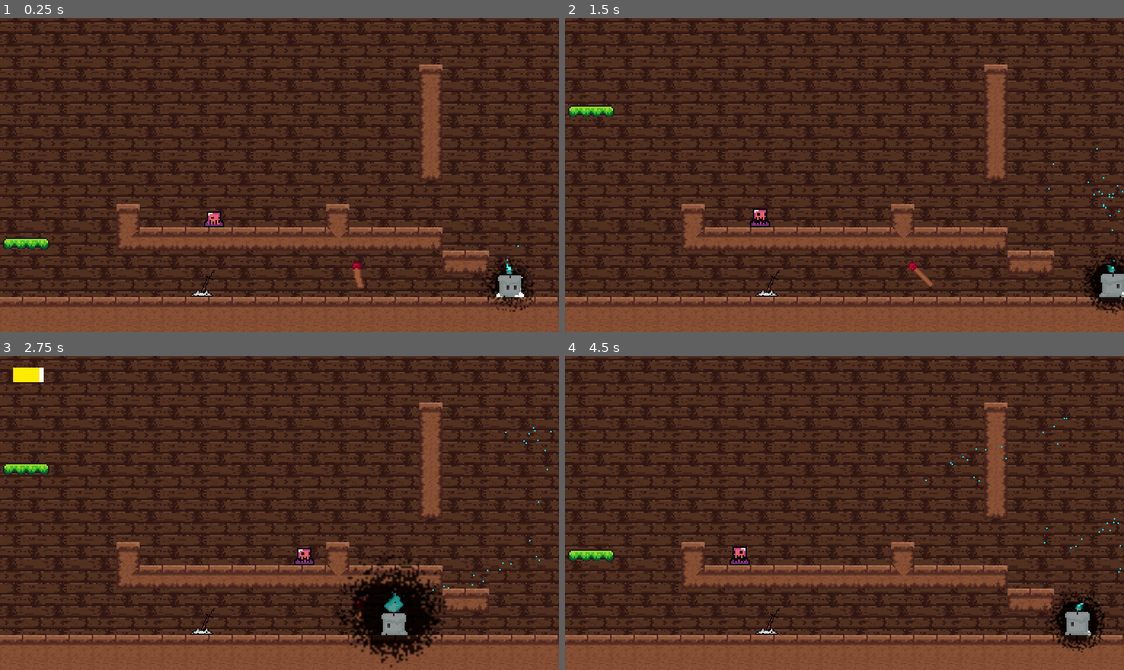
Above: before the commit, frames 1-4 (two rows, left to right).
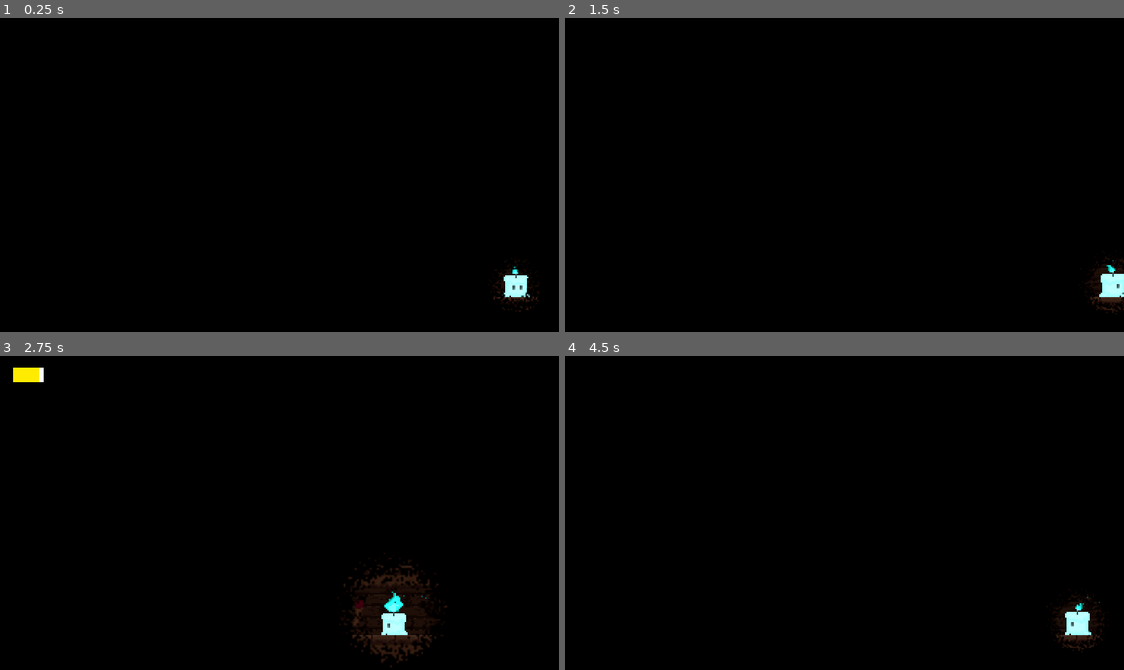
Above: after the commit, the same moments.

Repository: UlricBon/Unseen-Forces
Game: Godot game, scene res://Scene/game.tscn
The game is run twice, just before and just after one commit, with the same random seed, the same clock (stepped at 60 frames per second) and the same inputs.
Inputs:
- Up to frame 1 (0.25 s): no input
- Up to frame 2 (1.5 s): hold Space (Interact) 0.53-1.28 s; hold D (Right) from 0.53 s (still down); tap W (Jump) at 0.77 s; tap Space (Interact) at 1.35 s
- Up to frame 3 (2.75 s): tap W (Jump) at 1.52 s; release D (Right) at 2.03 s; hold A (Left) from 2.03 s (still down); hold Space (Interact) from 2.03 s (still down)
- Up to frame 4 (4.5 s): release A (Left) at 2.78 s; release Space (Interact) at 2.78 s; hold D (Right) 2.78-4.28 s; tap Space (Interact) at 2.85, 4.35 s; tap W (Jump) at 3.02, 3.77 s; hold Space (Interact) 3.53-4.28 s; hold A (Left) from 4.28 s (still down)

The runs differ from the first frame. In frame 1, 100% of the frame differs, in the area x 0-100%, y 0-100%; in frame 2, 99%; in frame 3, 97%; in frame 4, 99%.

Commit message:
eto mga kups

Diff:
--- a/Scene/game.tscn
+++ b/Scene/game.tscn
@@ -9,6 +9,7 @@
 [ext_resource type="Texture2D" uid="uid://ttna23xdkl5g" path="res://assets/tiles/wood_tileset.png" id="4_jv8ra"]
 [ext_resource type="PackedScene" uid="uid://l54md4heenk7" path="res://Scene/match.tscn" id="5_c75pg"]
 [ext_resource type="PackedScene" uid="uid://dig3meigja8lo" path="res://Scene/enemy.tscn" id="7_4sao0"]
+[ext_resource type="PackedScene" uid="uid://dkefcueqxlmnm" path="res://Scene/enemy_slow.tscn" id="8_6l8wv"]
 [ext_resource type="PackedScene" uid="uid://rw8v4876e178" path="res://Scene/spike.tscn" id="9_sw435"]
 [ext_resource type="PackedScene" uid="uid://crpm3k5qyyogc" path="res://Scene/interact_radius/interact_radius.tscn" id="10_ry6ch"]
 [ext_resource type="Script" path="res://Scripts/FuelBar.gd" id="10_v55l1"]
@@ -1431,82 +1432,66 @@
 [sub_resource type="TileSetAtlasSource" id="TileSetAtlasSource_jid3h"]
 texture = ExtResource("4_jv8ra")
 0:0/0 = 0
-0:0/0/terrain = 0
 0:0/0/physics_layer_0/linear_velocity = Vector2(0, 0)
 0:0/0/physics_layer_0/angular_velocity = 0.0
 0:0/0/physics_layer_0/polygon_0/points = PackedVector2Array(-8, -8, 8, -8, 8, 8, -8, 8)
 1:0/0 = 0
-1:0/0/terrain = 0
 1:0/0/physics_layer_0/linear_velocity = Vector2(0, 0)
 1:0/0/physics_layer_0/angular_velocity = 0.0
 1:0/0/physics_layer_0/polygon_0/points = PackedVector2Array(-8, -8, 8, -8, 8, 8, -8, 8)
 2:0/0 = 0
-2:0/0/terrain = 0
 2:0/0/physics_layer_0/linear_velocity = Vector2(0, 0)
 2:0/0/physics_layer_0/angular_velocity = 0.0
 2:0/0/physics_layer_0/polygon_0/points = PackedVector2Array(-8, -8, 8, -8, 8, 8, -8, 8)
 3:0/0 = 0
-3:0/0/terrain = 0
 3:0/0/physics_layer_0/linear_velocity = Vector2(0, 0)
 3:0/0/physics_layer_0/angular_velocity = 0.0
 3:0/0/physics_layer_0/polygon_0/points = PackedVector2Array(-8, -8, 8, -8, 8, 8, -8, 8)
 0:1/0 = 0
-0:1/0/terrain = 0
 0:1/0/physics_layer_0/linear_velocity = Vector2(0, 0)
 0:1/0/physics_layer_0/angular_velocity = 0.0
 0:1/0/physics_layer_0/polygon_0/points = PackedVector2Array(-8, -8, 8, -8, 8, 8, -8, 8)
 1:1/0 = 0
-1:1/0/terrain = 0
 1:1/0/physics_layer_0/linear_velocity = Vector2(0, 0)
 1:1/0/physics_layer_0/angular_velocity = 0.0
 1:1/0/physics_layer_0/polygon_0/points = PackedVector2Array(-8, -8, 8, -8, 8, 8, -8, 8)
 2:1/0 = 0
-2:1/0/terrain = 0
 2:1/0/physics_layer_0/linear_velocity = Vector2(0, 0)
 2:1/0/physics_layer_0/angular_velocity = 0.0
 2:1/0/physics_layer_0/polygon_0/points = PackedVector2Array(-8, -8, 8, -8, 8, 8, -8, 8)
 3:1/0 = 0
-3:1/0/terrain = 0
 3:1/0/physics_layer_0/linear_velocity = Vector2(0, 0)
 3:1/0/physics_layer_0/angular_velocity = 0.0
 3:1/0/physics_layer_0/polygon_0/points = PackedVector2Array(-8, -8, 8, -8, 8, 8, -8, 8)
 0:2/0 = 0
-0:2/0/terrain = 0
 0:2/0/physics_layer_0/linear_velocity = Vector2(0, 0)
 0:2/0/physics_layer_0/angular_velocity = 0.0
 0:2/0/physics_layer_0/polygon_0/points = PackedVector2Array(-8, -8, 8, -8, 8, 8, -8, 8)
 1:2/0 = 0
-1:2/0/terrain = 0
 1:2/0/physics_layer_0/linear_velocity = Vector2(0, 0)
 1:2/0/physics_layer_0/angular_velocity = 0.0
 1:2/0/physics_layer_0/polygon_0/points = PackedVector2Array(-8, -8, 8, -8, 8, 8, -8, 8)
 2:2/0 = 0
-2:2/0/terrain = 0
 2:2/0/physics_layer_0/linear_velocity = Vector2(0, 0)
 2:2/0/physics_layer_0/angular_velocity = 0.0
 2:2/0/physics_layer_0/polygon_0/points = PackedVector2Array(-8, -8, 8, -8, 8, 8, -8, 8)
 3:2/0 = 0
-3:2/0/terrain = 0
 3:2/0/physics_layer_0/linear_velocity = Vector2(0, 0)
 3:2/0/physics_layer_0/angular_velocity = 0.0
 3:2/0/physics_layer_0/polygon_0/points = PackedVector2Array(-8, -8, 8, -8, 8, 8, -8, 8)
 0:3/0 = 0
-0:3/0/terrain = 0
 0:3/0/physics_layer_0/linear_velocity = Vector2(0, 0)
 0:3/0/physics_layer_0/angular_velocity = 0.0
 0:3/0/physics_layer_0/polygon_0/points = PackedVector2Array(-8, -8, 8, -8, 8, 8, -8, 8)
 1:3/0 = 0
-1:3/0/terrain = 0
 1:3/0/physics_layer_0/linear_velocity = Vector2(0, 0)
 1:3/0/physics_layer_0/angular_velocity = 0.0
 1:3/0/physics_layer_0/polygon_0/points = PackedVector2Array(-8, -8, 8, -8, 8, 8, -8, 8)
 2:3/0 = 0
-2:3/0/terrain = 0
 2:3/0/physics_layer_0/linear_velocity = Vector2(0, 0)
 2:3/0/physics_layer_0/angular_velocity = 0.0
 2:3/0/physics_layer_0/polygon_0/points = PackedVector2Array(-8, -8, 8, -8, 8, 8, -8, 8)
 3:3/0 = 0
-3:3/0/terrain = 0
 3:3/0/physics_layer_0/linear_velocity = Vector2(0, 0)
 3:3/0/physics_layer_0/angular_velocity = 0.0
 3:3/0/physics_layer_0/polygon_0/points = PackedVector2Array(-8, -8, 8, -8, 8, 8, -8, 8)
@@ -1576,7 +1561,7 @@
 layer_1/tile_data = PackedInt32Array(-786452, 196608, 1, -720916, 196608, 1, -655380, 196608, 1, -589844, 196608, 1, -5 …(2351 unchanged characters)…
 
 [node name="Player" parent="." instance=ExtResource("1_t0yft")]
-position = Vector2(47, -82)
+position = Vector2(51, -84)
 
 [node name="Platform" parent="." instance=ExtResource("3_kpi5v")]
 position = Vector2(-93, -33)
@@ -1588,7 +1573,6 @@
 autoplay = "Platgorm Move"
 
 [node name="CanvasModulate" type="CanvasModulate" parent="."]
-visible = false
 color = Color(0, 0, 0, 1)
 
 [node name="TorchScene" parent="." instance=ExtResource("4_aacbl")]
@@ -1599,6 +1583,9 @@
 
 [node name="Enemy" parent="." instance=ExtResource("7_4sao0")]
 position = Vector2(-141, -125)
+
+[node name="EnemySlow" parent="." instance=ExtResource("8_6l8wv")]
+position = Vector2(-70, -141)
 
 [node name="Spike" parent="." instance=ExtResource("9_sw435")]
 position = Vector2(-58, -126)
--- a/Scene/light/Light.tscn
+++ b/Scene/light/Light.tscn
@@ -4,7 +4,7 @@
 [ext_resource type="Script" path="res://Scene/light/Light.gd" id="2_h8eeb"]
 
 [node name="Light" type="PointLight2D"]
-energy = 0.2
+energy = 0.4
 blend_mode = 2
 texture = ExtResource("1_4ibxw")
 texture_scale = 0.2
--- a/Scene/player.tscn
+++ b/Scene/player.tscn
@@ -293,6 +293,7 @@
 [sub_resource type="Environment" id="Environment_u8rlu"]
 background_mode = 3
 glow_enabled = true
+glow_strength = 1.3
 glow_blend_mode = 1
 
 [sub_resource type="RectangleShape2D" id="RectangleShape2D_jyoh2"]
@@ -305,11 +306,12 @@
 point_count = 3
 
 [node name="Player" type="CharacterBody2D"]
+position = Vector2(-1, 4)
 collision_layer = 2
 script = ExtResource("1_gw1od")
 
 [node name="AnimatedSprite2D" type="AnimatedSprite2D" parent="."]
-self_modulate = Color(3, 3, 3, 1)
+self_modulate = Color(2, 3, 3, 1)
 sprite_frames = SubResource("SpriteFrames_ifotu")
 animation = &"Idle"
 autoplay = "Lit Up Running"
@@ -359,7 +361,10 @@
 initial_velocity_max = 100.0
 color = Color(0, 0.905882, 1, 1)
 
-[node name="CPUParticles2D2" type="CPUParticles2D" parent="."]
+[node name="CanvasLayer" type="CanvasLayer" parent="."]
+
+[node name="CPUParticles2D2" type="CPUParticles2D" parent="CanvasLayer"]
+position = Vector2(-1, 4)
 emitting = false
 amount = 1
 one_shot = true
--- a/Scripts/player.gd
+++ b/Scripts/player.gd
@@ -6,9 +6,11 @@
 @onready var animated_sprite_2d = $AnimatedSprite2D
 @onready var light = $Light
 @onready var cpu_particles_2d = $CPUParticles2D
-@onready var cpu_particles_2d_2 = $CPUParticles2D2
+@onready var cpu_particles_2d_2 = $CanvasLayer/CPUParticles2D2
 @onready var cpu_particles_2d_3 = $CPUParticles2D3
 @onready var slow_timer = $SlowTimer
+@onready var canvas_layer = $CanvasLayer
+
 
 const MAXFUEL = 5000
 var FUEL = 5000
@@ -42,6 +44,7 @@
 	if playerDeath:
 		animated_sprite_2d.visible = false
 		light.visible = false
+		cpu_particles_2d_2.global_position = global_position
 		cpu_particles_2d_2.initial_velocity_max = velocity.x*1.5
 		cpu_particles_2d_2.emitting = true
 
Not shown: 1 places in Scene/game.tscn that only renumber resources
